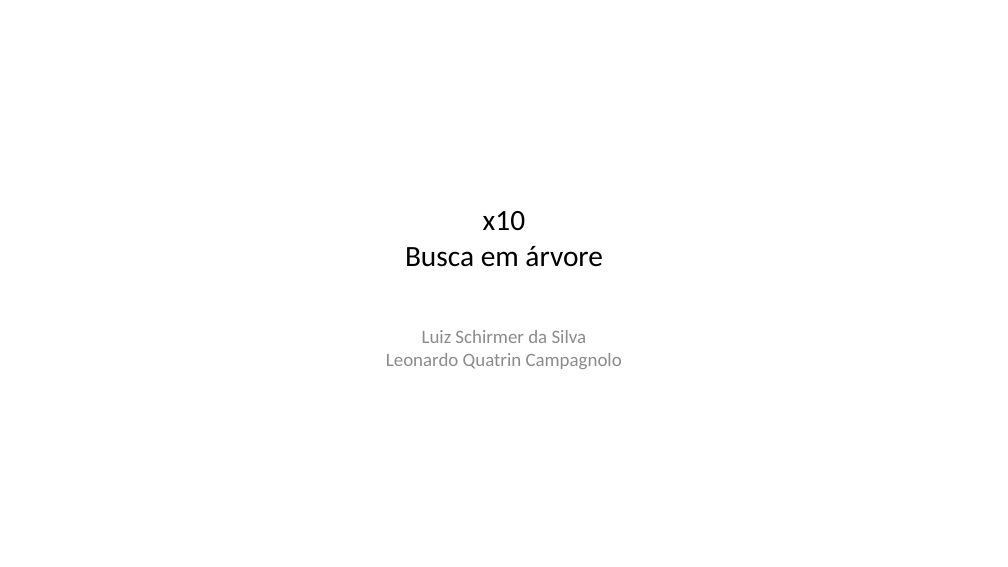
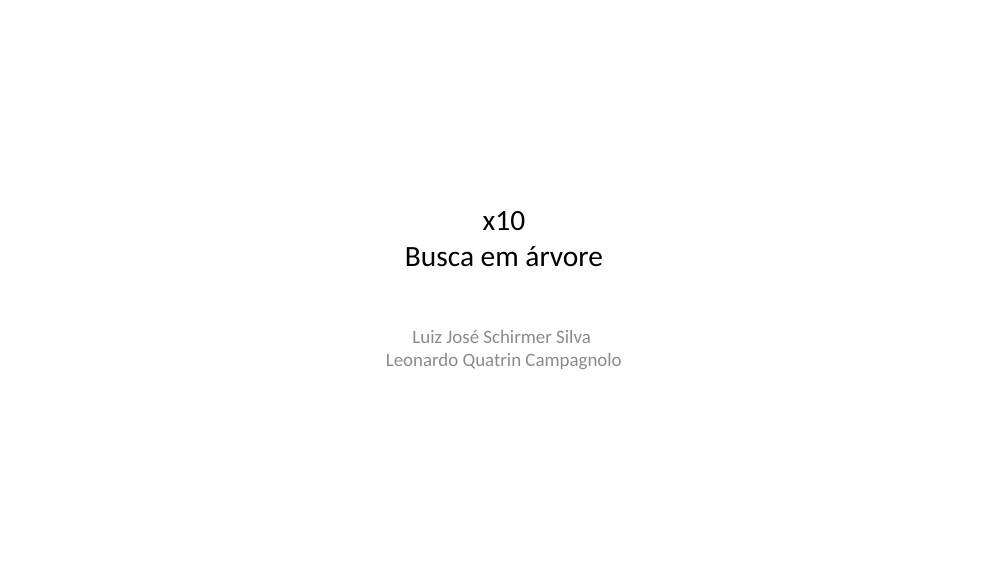
Before and after one commit to lquatrin/inf2591, a slide deck: slide 1 of x10.pptx. Drawn at 1008x567 pixels with LibreOffice and Linux fonts; fonts in the diff are those of the drawing. Boxes give left, top, right and bottom in pixels: in the first picture for what was removed or moved away, otherwise in the second. Text is boxed around its words. In the diff, an @@ line names an element or a change of style, - is before the commit and + after.

```diff
--- a/x10.pptx
+++ b/x10.pptx
@@ text at bbox=[412, 330, 591, 343]: text changed @@
-Luiz Schirmer da Silva
+Luiz José Schirmer Silva
```
Also in this commit, not shown: 14 other slides changed, 4 slides added, 2 slides removed, 4 other files.
